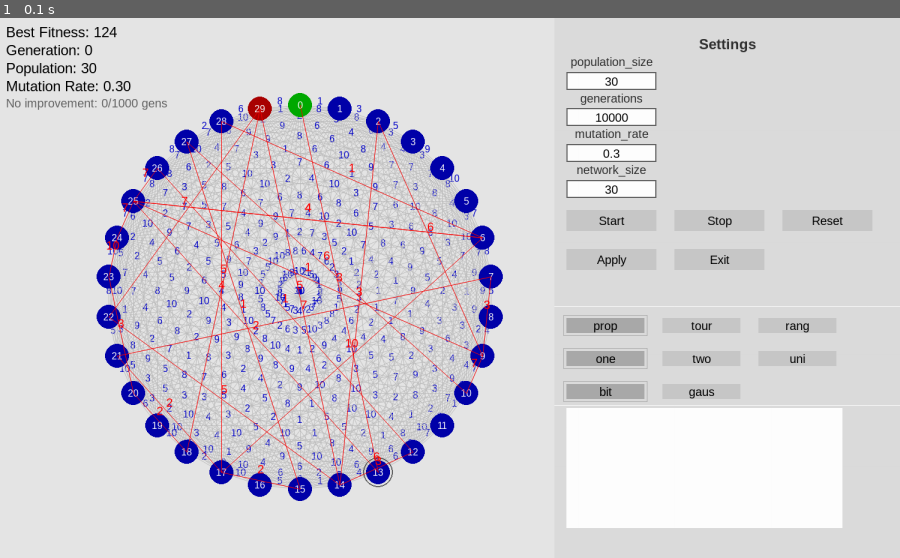
Above: before the commit, frame 1.
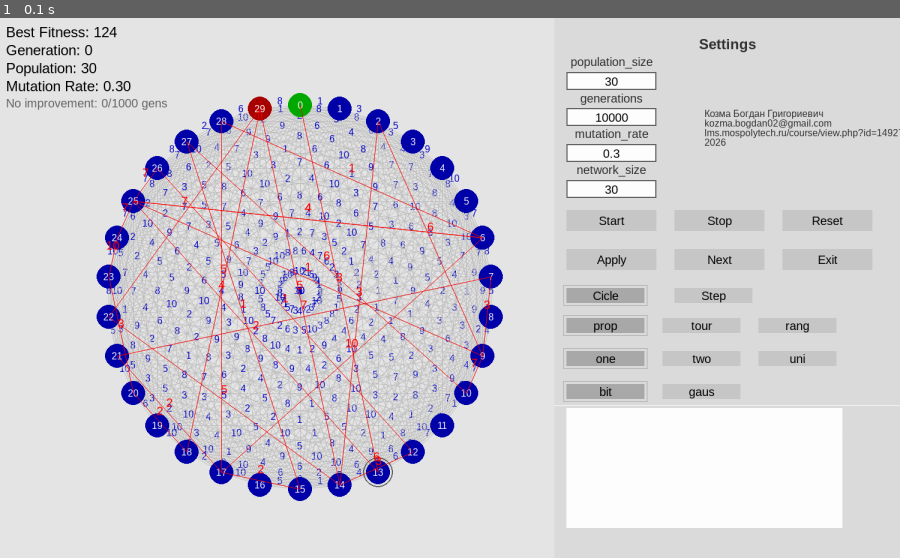
Above: after the commit, the same moment.

Repository: Singrity/GeneticAlgorithmPygame
Game: pygame game, started from main.py
The game is run twice, just before and just after one commit, with the same random seed, the same clock (stepped at 60 frames per second) and the same inputs.
Inputs:
- Up to frame 1 (0.1 s): no input

The runs differ from the first frame. In frame 1, 0.8% of the frame differs, in the area x 62-100%, y 16-54%.

Commit message:
added cicle and step modes

Diff:
--- a/button.py
+++ b/button.py
@@ -1,12 +1,21 @@
 import pygame
 from enum import Enum, auto
 from ga import ALG_TO_BUTTON_TEXT
+
+
+"""
+Козма Богдан Григориевич
+kozma.bogdan02@gmail.com
+https://lms.mospolytech.ru/mod/assign/view.php?id=487354
+2026
+"""
 
 class ButtonType(Enum):
     CONTROL = auto()
     SELECTION_TYPE = auto()
     CROSOVER_TYPE = auto()
     MUTATION_TYPE = auto()
+    RUN_TYPE = auto()
 
 
 
@@ -17,7 +26,7 @@
         self.btype = btype
         if self.btype == ButtonType.CONTROL:
             self.rect = pygame.Rect(x, y, 150, 35)
-        elif self.btype == ButtonType.SELECTION_TYPE or self.btype == ButtonType.CROSOVER_TYPE or self.btype == ButtonType.MUTATION_TYPE:
+        elif self.btype == ButtonType.SELECTION_TYPE or self.btype == ButtonType.CROSOVER_TYPE or self.btype == ButtonType.MUTATION_TYPE or self.btype == ButtonType.RUN_TYPE:
             self.rect = pygame.Rect(x, y, 130, 25)
             self.active_rect = pygame.Rect(x - 5, y - 5, self.rect.width + 10, self.rect.height + 10)
         self.is_active = is_active
--- a/chromosome.py
+++ b/chromosome.py
@@ -1,3 +1,10 @@
+"""
+Козма Богдан Григориевич
+kozma.bogdan02@gmail.com
+https://lms.mospolytech.ru/mod/assign/view.php?id=487354
+2026
+"""
+
 class Chromosome:
     def __init__(self, genes):
         self.genes = genes
--- a/control_panel.py
+++ b/control_panel.py
@@ -4,6 +4,12 @@
 from ga import SelectionType, CrossoverType, MutationType, ALG_TO_BUTTON_TEXT
 import pygame
 
+"""
+Козма Богдан Григориевич
+kozma.bogdan02@gmail.com
+https://lms.mospolytech.ru/mod/assign/view.php?id=487354
+2026
+"""
 
 class ControlPanel:
     def __init__(
@@ -31,9 +37,9 @@
         self.initial_mutation_rate = initial_mutation_rate
         self.initial_network_size = initial_network_size
 
-        self.title_font = pygame.font.SysFont('Arial', 24, bold=True)
-        self.title = self.title_font.render("Settings", True, (50, 50, 50))
-        self.title_rect = self.title.get_rect(centerx=int(self.panel_size.x) // 2, top=30)
+
+
+
 
         # Create the control surface
         self.control_surface = pygame.Surface((int(panel_size.x), int(panel_size.y)))
@@ -64,13 +70,19 @@
     def setup_control_panel(self):
         control_button_names = [
                 [
-                    ("Start", ButtonType.CONTROL),
-                    ("Stop", ButtonType.CONTROL),
-                    ("Reset", ButtonType.CONTROL),
-                ],
-                [
-                    ("Apply", ButtonType.CONTROL),
-                    ("Exit", ButtonType.CONTROL)
+                    ("Start", False, ButtonType.CONTROL),
+                    ("Stop", False, ButtonType.CONTROL),
+                    ("Reset", False, ButtonType.CONTROL),
+                ],
+                [
+                    ("Apply", False, ButtonType.CONTROL),
+                    ("Next", False, ButtonType.CONTROL),
+                    ("Exit", False, ButtonType.CONTROL),
+                ],
+                [
+                    ("Cicle", True, ButtonType.RUN_TYPE),
+                    ("Step", False, ButtonType.RUN_TYPE),
+
                 ]
             ]
         type_button_names = [
@@ -95,11 +107,12 @@
 
         current_control_button_y = self.panel_pos.y + self.padding_y + 300
         for row in control_button_names:
-            for i, (name, b_type) in enumerate(row):
+            for i, (name, is_active, b_type) in enumerate(row):
                 button = Button(
                     text=name,
                     x=self.padding_x + i * (self.button_size.x + self.spacing),
                     y=current_control_button_y,
+                    is_active=is_active,
                     btype=b_type
                 )
                 self.buttons.append(button)
@@ -147,10 +160,28 @@
 
         self.control_surface.fill((220, 220, 220))  # light gray background
 
-        self.title_font = pygame.font.SysFont('Arial', 24, bold=True)
-        self.title = self.title_font.render("Settings", True, (50, 50, 50))
-        title_rect = self.title.get_rect(centerx=int(self.panel_size.x) // 2, top=30)
-        self.control_surface.blit(self.title, title_rect)
+        title_font = pygame.font.SysFont('Arial', 24, bold=True)
+        title = title_font.render("Settings", True, (50, 50, 50))
+        title_rect = title.get_rect(centerx=int(self.panel_size.x) // 2, top=30)
+
+        author_data_font = pygame.font.SysFont('Arial', 16)
+        author_data_name = author_data_font.render("Козма Богдан Григориевич", True, (50, 50, 50))
+
+        author_student_email = author_data_font.render("kozma.bogdan02@gmail.com", True, (50, 50, 50))
+        author_student_course_link = author_data_font.render("lms.mospolytech.ru/course/view.php?id=14927", True, (50, 50, 50))
+        author_student_year = author_data_font.render("2026", True, (50, 50, 50))
+
+        author_data_rect = author_data_name.get_rect(x=250, y=100 + 50)
+        author_student_email_rect = author_student_email.get_rect(x=250, y=116 + 50)
+        author_student_course_link_rect = author_student_course_link.get_rect(x=250, y=132 + 50)
+        author_student_year_rect = author_student_year.get_rect(x=250, y=148 + 50)
+
+
+        self.control_surface.blit(author_data_name, author_data_rect)
+        self.control_surface.blit(author_student_email, author_student_email_rect)
+        self.control_surface.blit(author_student_course_link, author_student_course_link_rect)
+        self.control_surface.blit(author_student_year, author_student_year_rect)
+        self.control_surface.blit(title, title_rect)
 
         # Draw all input fields
         for input_field in self.inputs:
@@ -161,7 +192,7 @@
             button.draw(self.control_surface)
 
         # separator line
-        pygame.draw.line(self.control_surface, (255, 255, 255), (0, 480), (self.panel_size.x, 480), 1)
+        #pygame.draw.line(self.control_surface, (255, 255, 255), (0, 480), (self.panel_size.x, 480), 1)
         pygame.draw.line(self.control_surface, (255, 255, 255), (0, 645), (self.panel_size.x, 645), 1)
 
 
--- a/edge.py
+++ b/edge.py
@@ -1,4 +1,11 @@
 import pygame
+
+"""
+Козма Богдан Григориевич
+kozma.bogdan02@gmail.com
+https://lms.mospolytech.ru/mod/assign/view.php?id=487354
+2026
+"""
 
 class Edge:
     def __init__(self, node_a, node_b, weight):
--- a/ga.py
+++ b/ga.py
@@ -5,6 +5,13 @@
 from chromosome import Chromosome
 from enum import Enum, auto
 
+"""
+Козма Богдан Григориевич
+kozma.bogdan02@gmail.com
+https://lms.mospolytech.ru/mod/assign/view.php?id=487354
+2026
+"""
+
 class SelectionType(Enum):
     PROPORTIONAL = auto()
     TOURNAMENT = auto()
@@ -18,6 +25,10 @@
 class MutationType(Enum):
     BIT_FLIP = auto()
     GAUSSIAN = auto()
+
+class RunType(Enum):
+    CICLE = auto()
+    STEP = auto()
 
 ALG_TO_BUTTON_TEXT = {
     SelectionType.PROPORTIONAL: "prop",
@@ -38,7 +49,10 @@
     "two": CrossoverType.TWO_POINT,
     "uni": CrossoverType.UNIFORM,
     "bit": MutationType.BIT_FLIP,
-    "gaus": MutationType.GAUSSIAN
+    "gaus": MutationType.GAUSSIAN,
+    "Cicle": RunType.CICLE,
+    "Step": RunType.STEP
+
 }
 
 
@@ -50,12 +64,15 @@
                 mutation_rate: float = 0.01,
                 selection_type: SelectionType = SelectionType.PROPORTIONAL,
                 crossover_type: CrossoverType = CrossoverType.ONE_POINT,
-                mutation_type: MutationType = MutationType.BIT_FLIP
+                mutation_type: MutationType = MutationType.BIT_FLIP,
+                run_type: RunType = RunType.CICLE
     ):
 
         self.selection_type = selection_type
         self.crossover_type = crossover_type
         self.mutation_type = mutation_type
+
+        self.run_type = run_type
 
         self.network = network
         self.population_size = population_size
@@ -79,7 +96,10 @@
 
         self.is_running = False
 
+        self.next_step = False
+
         self.min_edge_weight = self.network.get_min_edge_weight()
+
 
     def create_random_chromosome(self):
         actual_length = min(self.chromosome_length, self.network.size)
@@ -299,7 +319,6 @@
         self.best_fitness_ever = self.best_chromosome.fitness
 
     def run_algorithm(self):
-
         self.is_running = True
         # Advance a single generation each call so the main loop can control updates
         if self.current_generation_number >= self.generations or self.best_chromosome.fitness <= self.min_edge_weight:
@@ -355,6 +374,9 @@
 
         self.current_generation_number += 1
         print(self.current_generation_number - 1, self.best_chromosome)
+        if self.run_type == RunType.STEP:
+            self.next_step = False
+
 
     def calculate_diversity(self):
         """
--- a/graph.py
+++ b/graph.py
@@ -1,5 +1,11 @@
 import pygame
 
+"""
+Козма Богдан Григориевич
+kozma.bogdan02@gmail.com
+https://lms.mospolytech.ru/mod/assign/view.php?id=487354
+2026
+"""
 
 class Graphic:
     def __init__(self, x, y, width, height):
--- a/input.py
+++ b/input.py
@@ -1,5 +1,11 @@
 import pygame
 
+"""
+Козма Богдан Григориевич
+kozma.bogdan02@gmail.com
+https://lms.mospolytech.ru/mod/assign/view.php?id=487354
+2026
+"""
 
 class Input:
     """
--- a/main.py
+++ b/main.py
@@ -1,10 +1,16 @@
 import pygame
-from ga import GA, BUTTON_TEXT_TO_ALG_TYPE
+from ga import GA, BUTTON_TEXT_TO_ALG_TYPE, RunType
 from network import Network
 from control_panel import ControlPanel
 from button import Button, ButtonType
 from input import Input
 
+"""
+Козма Богдан Григориевич
+kozma.bogdan02@gmail.com
+https://lms.mospolytech.ru/course/view.php?id=14927
+2026
+"""
 
 class App:
 	def __init__(self, width=1500, height=900):
@@ -55,9 +61,15 @@
 
 	def update(self):
 		# Only update graph and run algorithm if running and not at limit
-		if self.genetic_algorithm.is_running and self.genetic_algorithm.current_generation_number < self.genetic_algorithm.generations:
-			self.control_panel.graphic.best_fitness.append(self.genetic_algorithm.best_chromosome.fitness)
-			self.genetic_algorithm.run_algorithm()
+		match self.genetic_algorithm.run_type:
+			case RunType.CICLE:
+				if self.genetic_algorithm.is_running and self.genetic_algorithm.current_generation_number < self.genetic_algorithm.generations:
+					self.control_panel.graphic.best_fitness.append(self.genetic_algorithm.best_chromosome.fitness)
+					self.genetic_algorithm.run_algorithm()
+			case RunType.STEP:
+				if self.genetic_algorithm.is_running and self.genetic_algorithm.current_generation_number < self.genetic_algorithm.generations and self.genetic_algorithm.next_step:
+					self.control_panel.graphic.best_fitness.append(self.genetic_algorithm.best_chromosome.fitness)
+					self.genetic_algorithm.run_algorithm()
 
 
 		# Update control panel buttons based on mouse position
@@ -91,6 +103,9 @@
 
 
 				elif button.btype == ButtonType.CONTROL:
+					if clicked_element.text == "Next":
+						self.genetic_algorithm.next_step = True
+						self.genetic_algorithm.is_running = True
 					if button.text == "Start":
 						self.genetic_algorithm.is_running = True
 					elif button.text == "Apply" and not self.genetic_algorithm.is_running:
@@ -103,6 +118,8 @@
 								crosover_button_type = BUTTON_TEXT_TO_ALG_TYPE[button.text]
 							if button.btype == ButtonType.MUTATION_TYPE and button.is_active:
 								mutation_button_type = BUTTON_TEXT_TO_ALG_TYPE[button.text]
+							if button.btype == ButtonType.RUN_TYPE and button.is_active:
+								run_type = BUTTON_TEXT_TO_ALG_TYPE[button.text]
 
 
 						if self.network.size != input_values["network_size"]:
@@ -115,7 +132,8 @@
 							mutation_rate=self.mutation_rate,
 							selection_type=selection_button_type,
 							crossover_type=crosover_button_type,
-							mutation_type=mutation_button_type
+							mutation_type=mutation_button_type,
+							run_type=run_type
 						)
 						print(self.genetic_algorithm)
 
@@ -129,10 +147,10 @@
 							self.genetic_algorithm.base_mutation_rate = float(input_values["mutation_rate"])
 							self.genetic_algorithm.mutation_rate = float(input_values["mutation_rate"])
 
-					if clicked_element.text == "Stop":
+					elif clicked_element.text == "Stop":
 						self.genetic_algorithm.is_running = False
 
-					if clicked_element.text == "Reset":
+					elif clicked_element.text == "Reset":
 						self.genetic_algorithm.is_running = False
 						self.control_panel.graphic.clear()
 						self.network.reset()
@@ -154,10 +172,23 @@
 							self.genetic_algorithm.base_mutation_rate = float(input_values["mutation_rate"])
 							self.genetic_algorithm.mutation_rate = float(input_values["mutation_rate"])
 
-					if clicked_element.text == "Exit":
+					elif clicked_element.text == "Exit":
 						self.running = False
 						pygame.quit()
 						return
+
+				elif button.btype == ButtonType.RUN_TYPE:
+
+					if clicked_element.text == "Cicle":
+						for button in self.control_panel.buttons:
+							if button.text == "Step":
+								button.is_active = False
+						clicked_element.is_active = True
+					if clicked_element.text == "Step":
+						for button in self.control_panel.buttons:
+							if button.text == "Cicle":
+								button.is_active = False
+						clicked_element.is_active = True
 
 			if type(clicked_element) == Input:
 				for input in self.control_panel.inputs:
--- a/network.py
+++ b/network.py
@@ -5,7 +5,12 @@
 from node import Node
 from edge import Edge
 
-
+"""
+Козма Богдан Григориевич
+kozma.bogdan02@gmail.com
+https://lms.mospolytech.ru/mod/assign/view.php?id=487354
+2026
+"""
 
 
 class Network:
--- a/node.py
+++ b/node.py
@@ -1,4 +1,11 @@
 import pygame
+
+"""
+Козма Богдан Григориевич
+kozma.bogdan02@gmail.com
+https://lms.mospolytech.ru/mod/assign/view.php?id=487354
+2026
+"""
 
 class Node:
     def __init__(self, x, y, idx, is_start=False, is_end=False):
